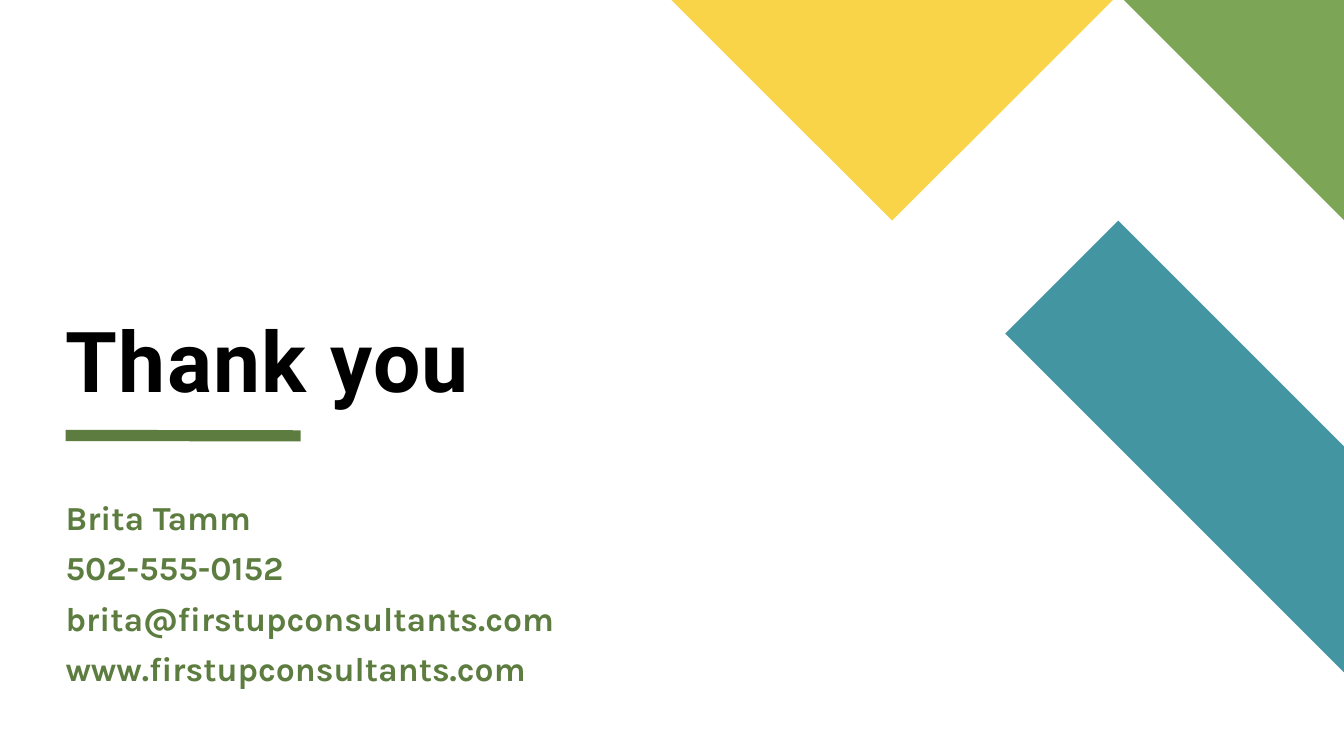
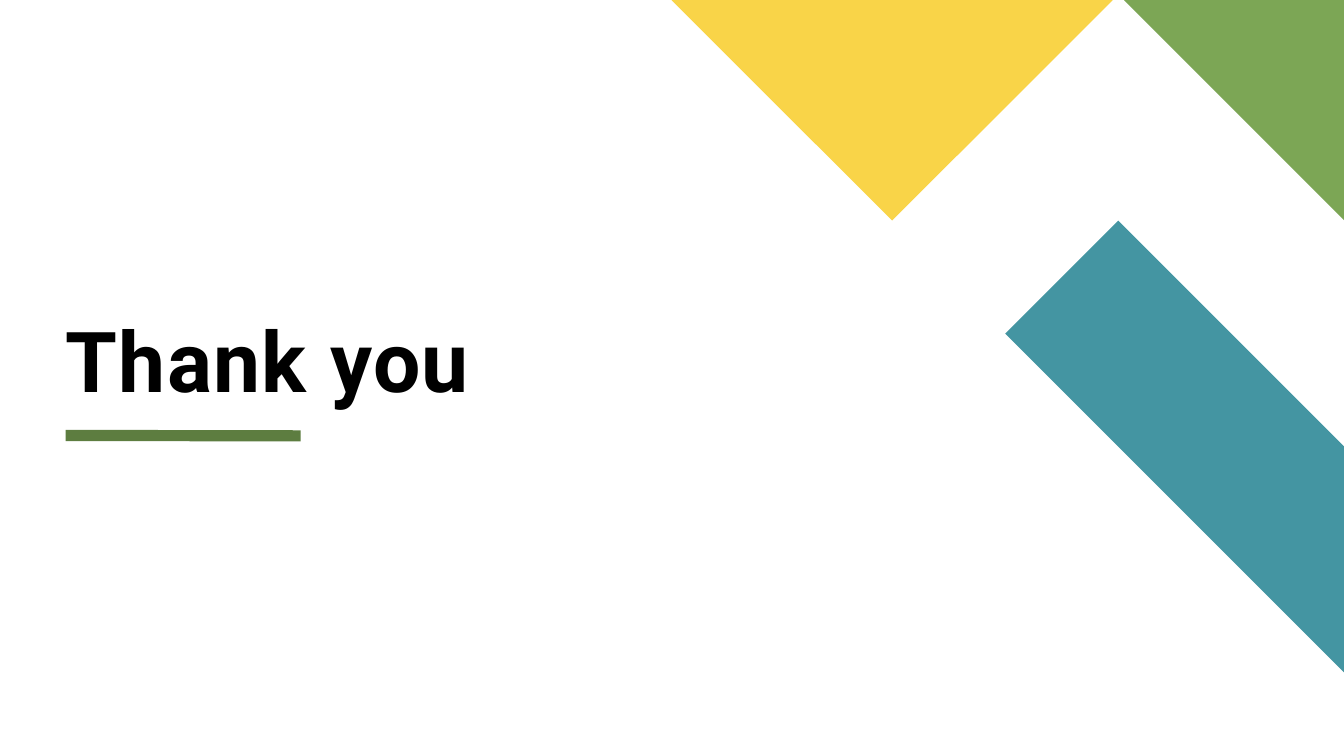
Before and after one commit to roxanneprajapati-ops/ms3803, a slide deck: slide 8 of Week3-A2/W2_A2_Presentation.pptx (slide 9 before the commit). Drawn at 1344x756 pixels with LibreOffice and Linux fonts; fonts in the diff are those of the drawing. Boxes give left, top, right and bottom in pixels: in the first picture for what was removed or moved away, otherwise in the second. Text is boxed around its words. In the diff, an @@ line names an element or a change of style, - is before the commit and + after.

```diff
--- a/Week3-A2/W2_A2_Presentation.pptx
+++ b/Week3-A2/W2_A2_Presentation.pptx
@@ text removed at (66, 506, 555, 689) @@
-Brita Tamm
-502-555-0152
-brita@firstupconsultants.com
-www.firstupconsultants.com
```
Also in this commit, not shown: 7 other slides changed, 1 slide removed, 2 other files.
